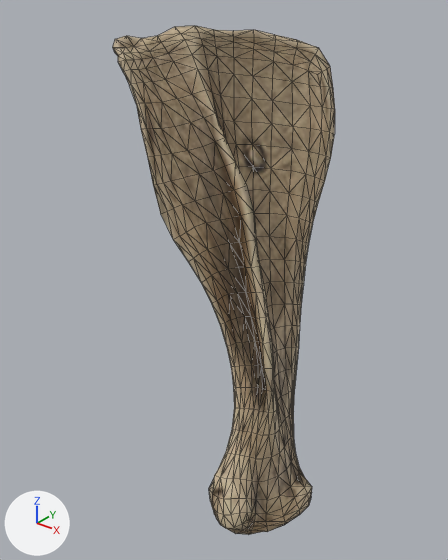
A saved change to the glTF model models/Equine/Legs/Left_Front/Scapula.glb.
One viewpoint serves both versions: a 50 mm camera at (0.339, -0.877, 1.411) aimed at (0.08, -0.555, 1.211). The axes (+X, +Y, +Z) are drawn at lower left. The lights are the same throughout. Mesh edges are drawn as thin lines. Vertices at the same position are counted once.

In view in the first picture: 'L_Frt_Scapula.001'.
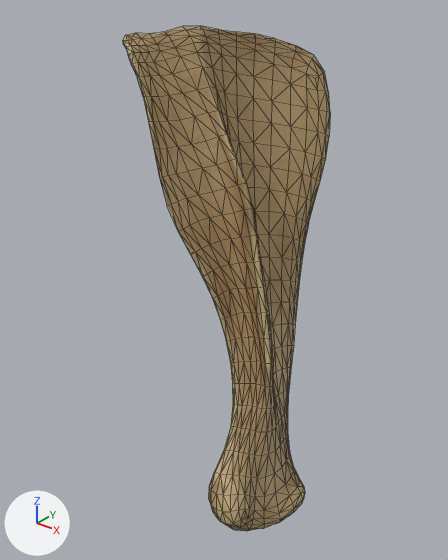
Boxes (x1, y1, x2, y2) around the edits, measured in the pictures (448 x 560 px):
'L_Frt_Scapula.001', recoloured, reshaped, moved (7% narrower): before (113, 26, 335, 534); after (123, 26, 330, 531)

The change in detail:
Picture 'Left_normal.jpeg' (img_left_normal_jpeg) is new.
Picture 'Left_baseColor.jpeg' (img_left_basecolor_jpeg) is new.
Picture 'Left_occlusionRoughnessMetallic.jpeg' (img_left_occlusionroughnessmetallic_jpeg) is new.
Material 'Left' (mat_left) is new.
Uses the picture img_left_basecolor_jpeg.
Uses the picture img_left_normal_jpeg.
Uses the picture img_left_occlusionroughnessmetallic_jpeg.
me_l_frt_scapula is used by ob_l_frt_scapula_001; parent ob_l_frt_scapula; location (0.0, 0.0, 0.0).
me_l_frt_scapula had 963 vertices, 1922 faces and spanned x -0.238..-0.071, y -0.724..-0.498, z 0.191..0.517.
me_l_frt_scapula no longer uses material mat_l_frt_scapula.
me_l_frt_scapula now has 963 vertices, 1922 faces and spans x -0.384..-0.165, y -0.207..-0.072, z -0.489..-0.156.
me_l_frt_scapula part 1: 963 of 963 vertices moved; they spanned x -0.238..-0.071, y -0.724..-0.498, z 0.191..0.517 and now span x -0.384..-0.165, y -0.207..-0.072, z -0.489..-0.156; mean shift (-0.131, 0.473, -0.678); largest move (-0.212, -0.721, 0.237) -> (-0.384, -0.189, -0.453).
me_l_frt_scapula now uses material mat_left.
In object 'L_Frt_Scapula.001' (ob_l_frt_scapula_001), parent goes from ob_l_frt_scapula to ob_high_poly_legs_copy94_01.
Object 'high_poly_legs_copy94_01' (ob_high_poly_legs_copy94_01) is new.
Its parent is ob_rootnode_040.
Its location is (0.0, 0.0, 0.0).
Object 'RootNode.040' (ob_rootnode_040) is new.
Its location is (-0.0486, -0.261, 1.536).
Its rotation in degrees is (-1.7, 0, 90).
